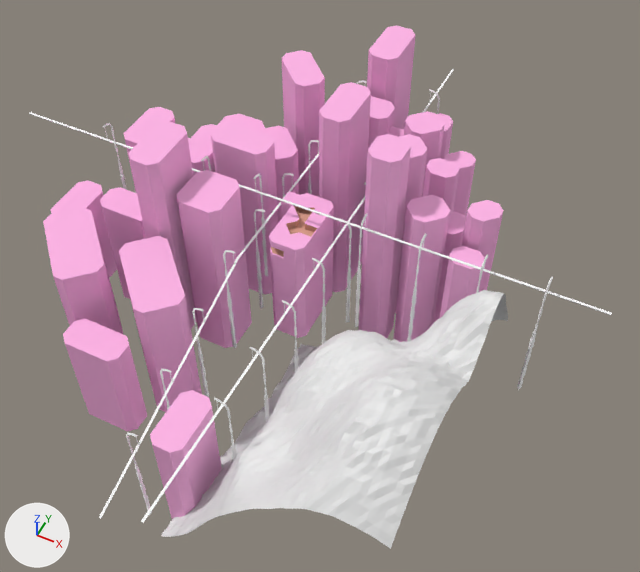
Before and after pictures for a commit that changed the Blender file assets/lvl/Merab Tower.blend.
Camera for both pictures: a 50 mm camera at (240.0, -450.0, 507.0) aimed at (16.0, -3.0, -52.0). Arrows for +X, +Y and +Z are at lower left; the lights stay in place.
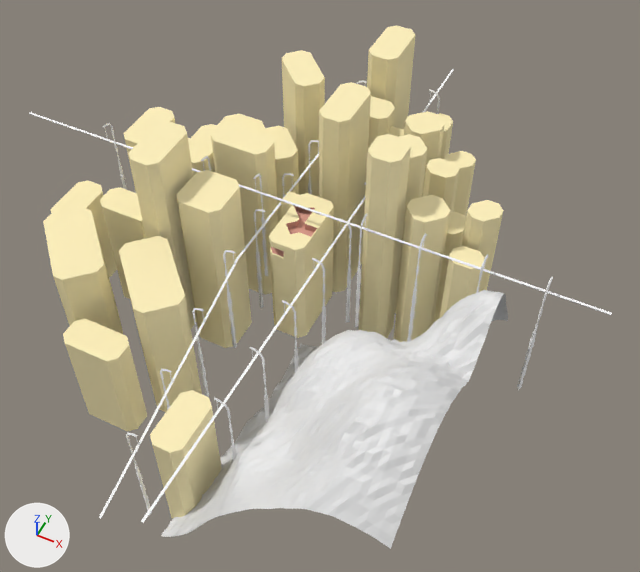
Boxes (x1, y1, x2, y2) around the edits, measured in the pictures (640 x 572 px):
```json
{"object": "Cube.005", "change": "recoloured", "before": [43, 121, 252, 519], "after": [43, 121, 252, 519], "on screen": "pink to beige"}
{"object": "Cube.008", "change": "recoloured", "before": [358, 111, 504, 342], "after": [358, 111, 504, 342], "on screen": "pink to beige"}
{"object": "Cube.007", "change": "recoloured", "before": [124, 50, 325, 295], "after": [124, 50, 325, 295], "on screen": "pink to beige"}
{"object": "Cube.006", "change": "recoloured", "before": [319, 26, 416, 292], "after": [319, 26, 416, 292], "on screen": "pink to beige"}
{"object": "Cube", "change": "recoloured", "before": [269, 191, 334, 277], "after": [269, 191, 334, 277], "on screen": "pink to beige"}
{"object": "Cube.001", "change": "recoloured", "before": [271, 235, 333, 338], "after": [271, 235, 333, 338], "on screen": "pink to beige"}
```

The change, as JSON lines over the scene's bpy script:
```json
{"op": "set", "path": "mat_inaccessible.base_color", "old": "(1.0, 0.469, 0.798)", "new": "(1.0, 0.88, 0.515)", "note": "pink #ffb6e7 -> beige #fff1be"}
```
